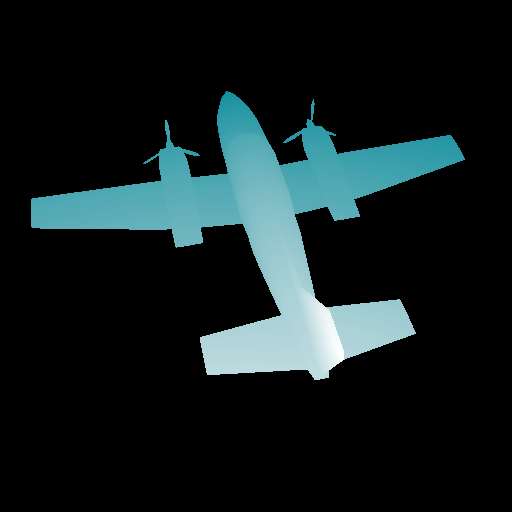
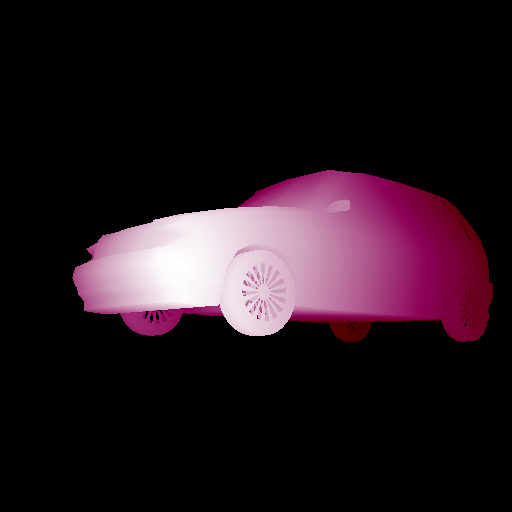
Comparing the layer stacks of the two 512x512 images. Changes:
added group "Fiat" (1st of 2) with 3 layers above "suzanne" over (31, 91, 493, 380)
added layer "Fiat" (2nd of 2, in "Fiat") (hard light) in group "Fiat" over (31, 91, 493, 380)
added layer "Layer 3" in group "Fiat" over (31, 91, 493, 380)
moved "Layer 0" into group "cessna" over (31, 91, 493, 380)
hid "Layer 1", moved it into group "cessna" over (31, 91, 493, 380)
